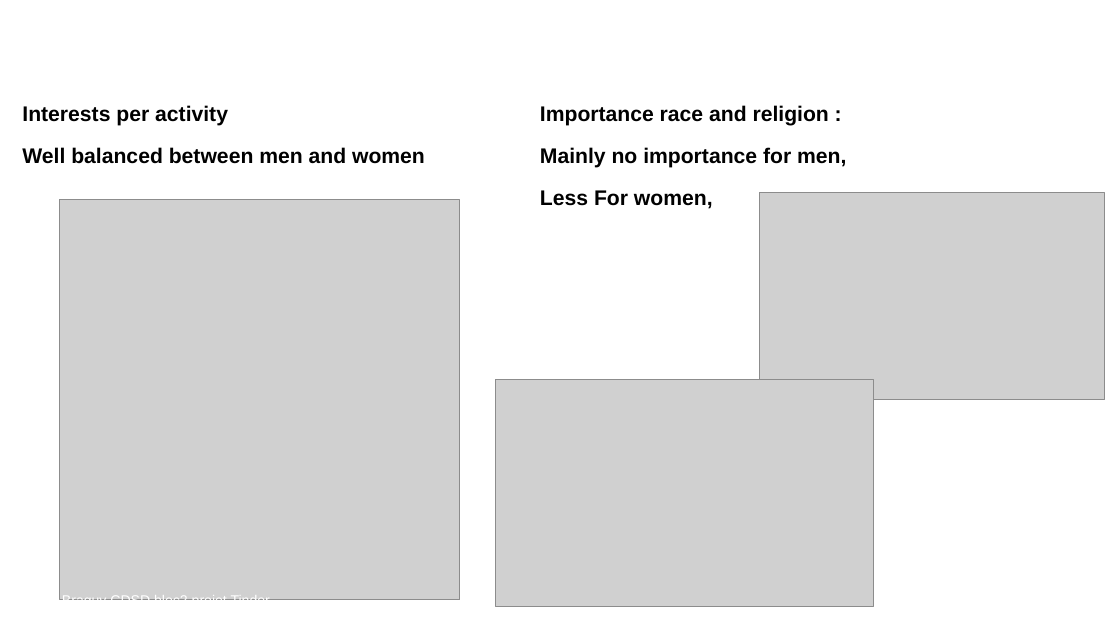
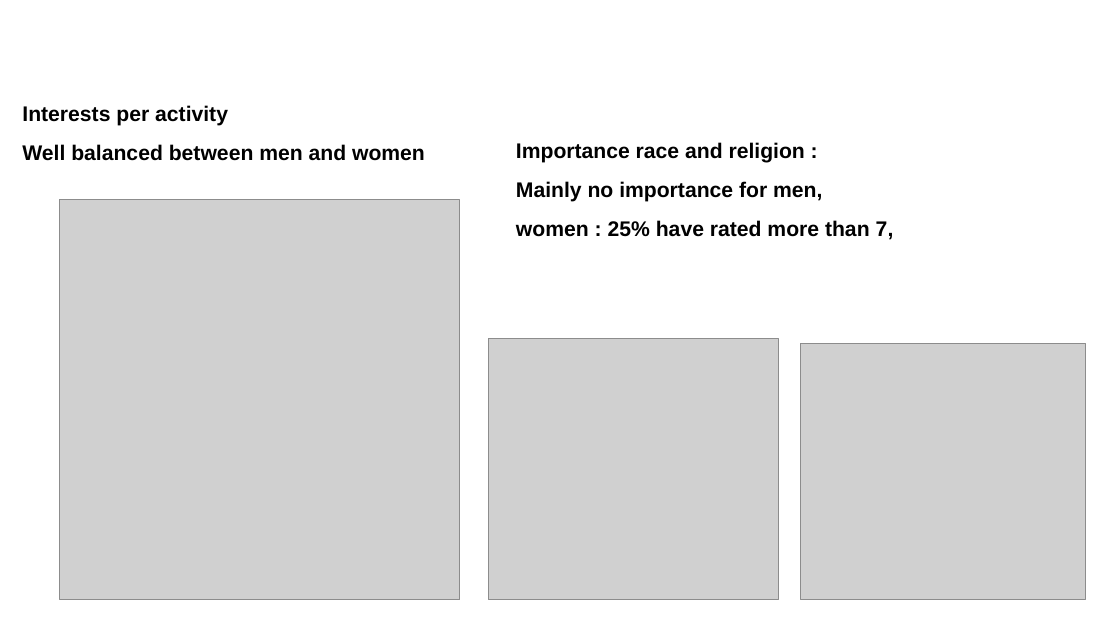
Before and after one commit to cyrilbraguy/Bl2_Tinder, a slide deck: slide 7 of doc/Braguy_CDSD_bl2_tinder.odp. Drawn at 1120x630 pixels with LibreOffice and Linux fonts; fonts in the diff are those of the drawing; grey boxes stand for pictures; background and template pictures are left out. Boxes give left, top, right and bottom in pixels: in the first picture for what was removed or moved away, otherwise in the second. Text is boxed around its words. In the diff, an @@ line names an element or a change of style, - is before the commit and + after.

```diff
--- a/doc/Braguy_CDSD_bl2_tinder.odp
+++ b/doc/Braguy_CDSD_bl2_tinder.odp
@@ text at [22, 144, 425, 161]: less space between paragraphs @@
@@ text "Importance race and religion :": place and size @@
-text "Importance race and religion :" at [540, 105, 846, 209]
+text "Importance race and religion :" at [516, 142, 894, 240]
@@ text at [516, 181, 822, 202]: less space between paragraphs @@
@@ text at [516, 220, 894, 240]: text changed @@
-Less For women,
+women : 25% have rated more than 7,
@@ picture: place and size @@
-picture at [496, 380, 873, 607]
+picture at [489, 339, 779, 601]
@@ picture: place and size @@
-picture at [760, 193, 1105, 400]
+picture at [801, 344, 1085, 600]
@@ page number rewrapped from [1080, 584, 1117, 629] to [1069, 593, 1083, 600] @@
@@ text "Cyril Braguy CDSD bloc2 projet ..." rewrapped from [62, 594, 270, 600] to [0, 607, 287, 630] @@
```
Also in this commit, not shown: 15 other slides changed, 4 other files.
